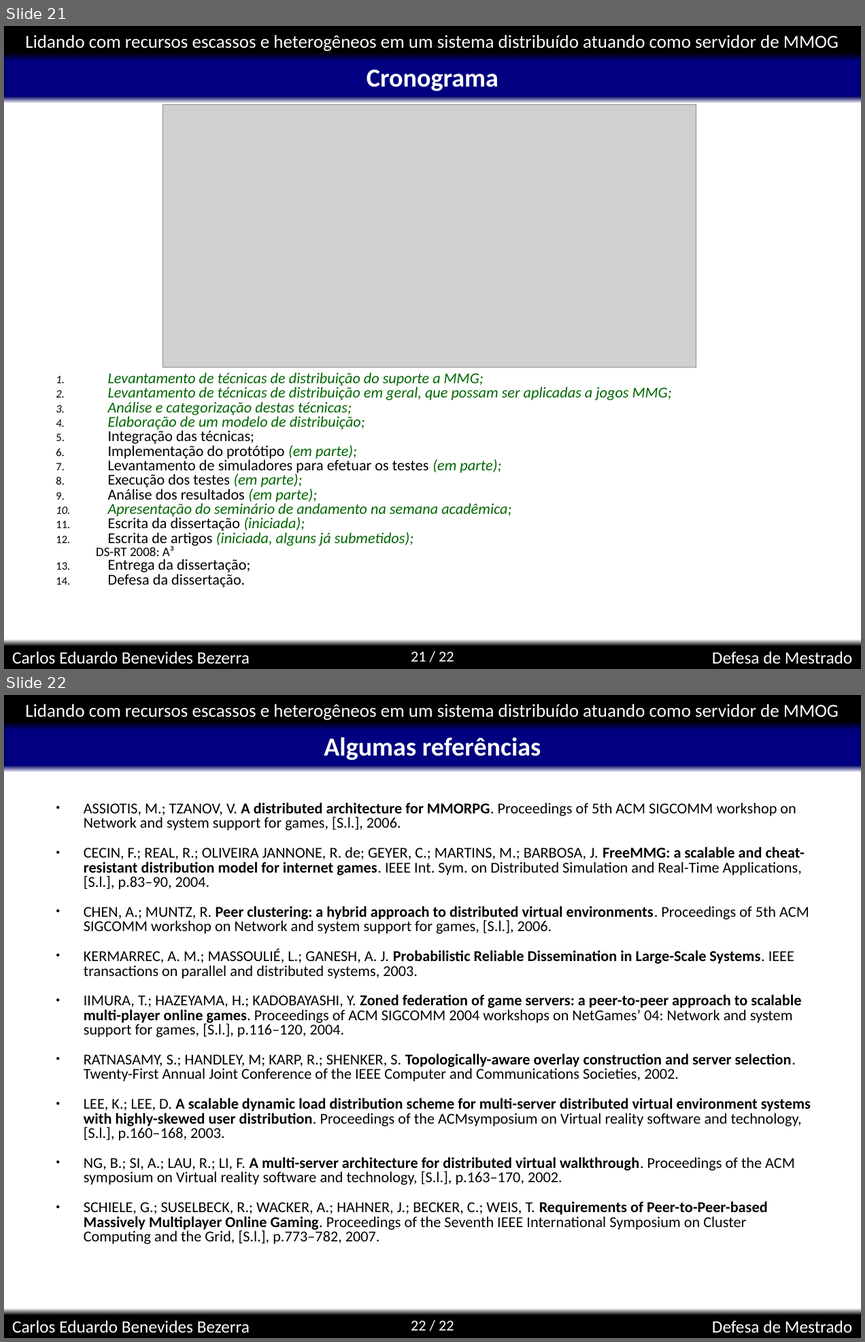
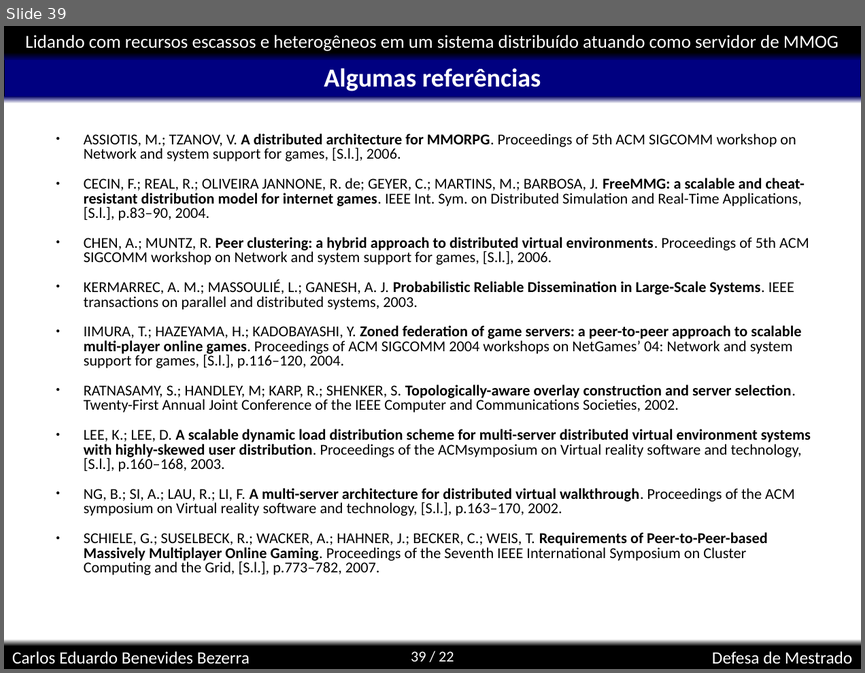
Before and after one commit to kdubezerra/kdubezerra, a slide deck: textos/dissertation/Diss_Defesa.ppt. Shown one above the other, each under a label of ours: slides 21 and 22 before the commit, slide 39 after it. The pictures are 865x1342 and 865x673 pixels, drawn with LibreOffice and Linux fonts; fonts in the diff are those of the drawing; grey boxes stand for pictures; background and template pictures are left out. Boxes give left, top, right and bottom in pixels: in the first picture for what was removed or moved away, otherwise in the second. Text is boxed around its words. In the diff, an @@ line names an element or a change of style, - is before the commit and + after.

```diff
--- a/textos/dissertation/Diss_Defesa.ppt
+++ b/textos/dissertation/Diss_Defesa.ppt
@@ slide 21 removed at (4, 26, 861, 669), background #FFFFFF; not listed: 8 template elements that a slide beside it also shows @@
@@ title removed at (366, 70, 498, 91) @@
-Cronograma
@@ picture removed at (163, 104, 697, 367) @@
@@ text removed at (96, 372, 672, 587) @@
-1. Levantamento de técnicas de distribuição do suporte a MMG;
-2. Levantamento de técnicas de distribuição em geral, que possam ser aplicadas a jogos MMG;
-3. Análise e categorização destas técnicas;
-4. Elaboração de um modelo de distribuição;
-5. Integração das técnicas;
-6. Implementação do protótipo (em parte);
-7. Levantamento de simuladores para efetuar os testes (em parte);
-8. Execução dos testes (em parte);
-9. Análise dos resultados (em parte);
-10. Apresentação do seminário de andamento na semana acadêmica;
-11. Escrita da dissertação (iniciada);
-12. Escrita de artigos (iniciada, alguns já submetidos);
-  DS-RT 2008: A³
-13. Entrega da dissertação;
-14. Defesa da dissertação.
@@ what was slide 22 is now slide 39 @@
@@ page number at (411, 651, 454, 661): text changed @@
-22 / 22
+39 / 22
```
Also in this commit, not shown: 5 slides changed, 24 slides added, 6 other slides removed, 19 other files.
